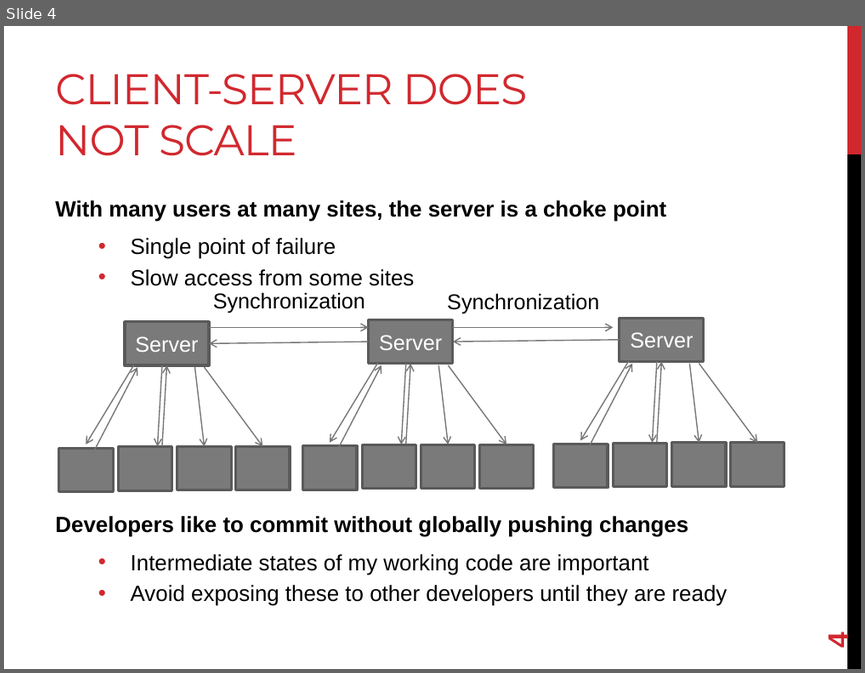
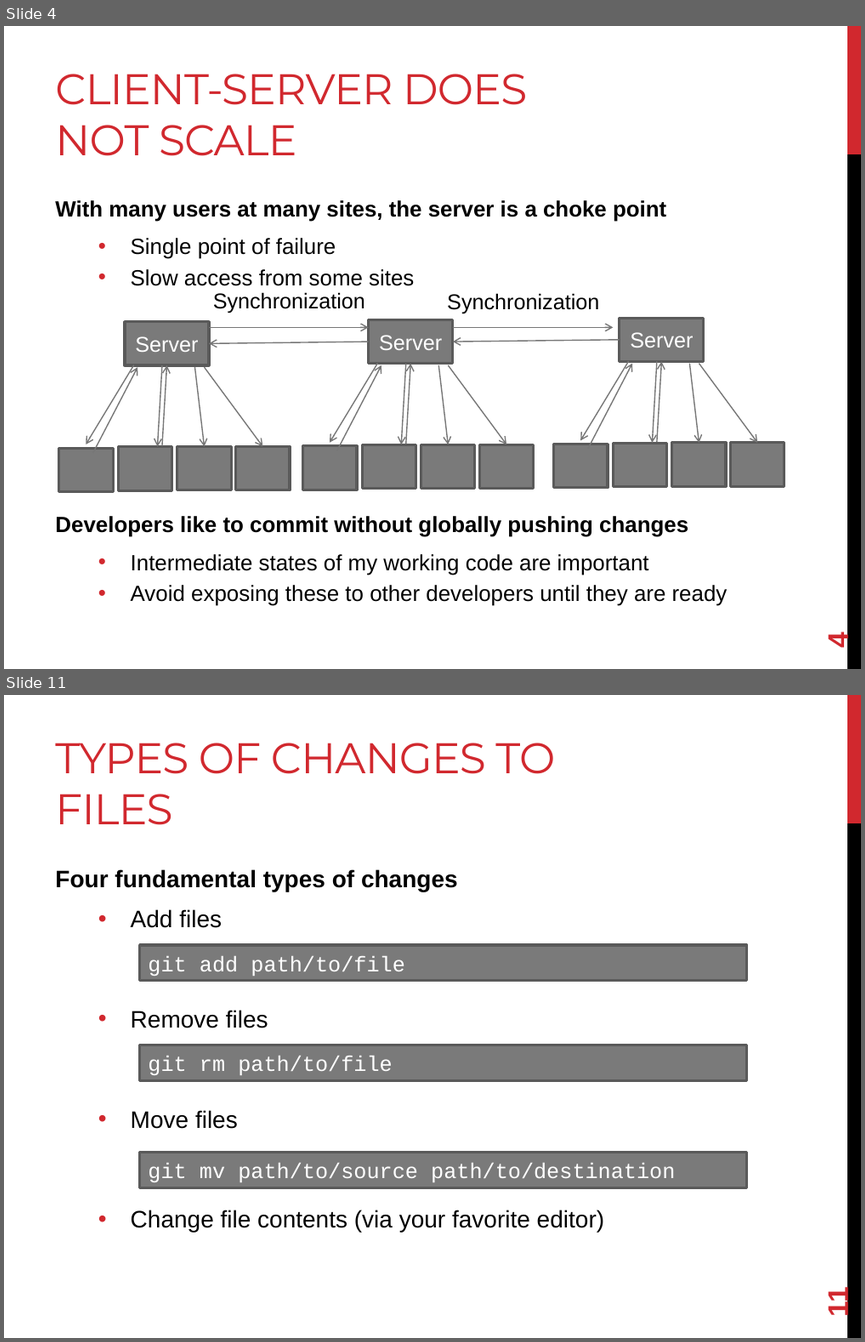
Before and after one commit to joshpeterson/DevelopingConcurrentSoftware, a slide deck: Lectures/Introduction to Distributed Version Control/Introduction to Distributed Version Control.pptx. Shown one above the other, each under a label of ours: slide 4 before the commit, slides 4 and 11 after it; the slides between them are not shown. The pictures are 865x673 and 865x1342 pixels, drawn with LibreOffice and Linux fonts; fonts in the diff are those of the drawing. Boxes give left, top, right and bottom in pixels: in the first picture for what was removed or moved away, otherwise in the second. Text is boxed around its words. In the diff, an @@ line names an element or a change of style, - is before the commit and + after.

Commit message:
Added more content to the DVCS lecture.

```diff
--- a/Lectures/Introduction to Distributed Version Control/Introduction to Distributed Version Control.pptx
+++ b/Lectures/Introduction to Distributed Version Control/Introduction to Distributed Version Control.pptx
@@ slide 11 added at (x1=4, y1=695, x2=861, y2=1338), background #FFFFFF; not listed: 2 template elements that a slide beside it also shows @@
@@ title added at (x1=55, y1=743, x2=555, y2=825), 36 pt, text #D1282E @@
+TYPES OF CHANGES TO FILES
@@ text added at (x1=55, y1=869, x2=604, y2=1231), 20 pt, text #000000 @@
+Four fundamental types of changes
+  • Add files
+  • Remove files
+  • Move files
+  • Change file contents (via your favorite editor)
@@ rectangle added at (x1=139, y1=945, x2=746, y2=981), fill #7A7A7A, outline #5A5A5A 2.25 pt, 18 pt, text #FFFFFF @@
+git add path/to/file
@@ rectangle added at (x1=139, y1=1044, x2=746, y2=1081), fill #7A7A7A, outline #5A5A5A 2.25 pt, 18 pt, text #FFFFFF @@
+git rm path/to/file
@@ rectangle added at (x1=139, y1=1151, x2=746, y2=1188), fill #7A7A7A, outline #5A5A5A 2.25 pt, 18 pt, text #FFFFFF @@
+git mv path/to/source path/to/destination
@@ page number added at (x1=822, y1=1289, x2=854, y2=1316), 24 pt, text #D1282E, bold @@
+11
```
Also in this commit, not shown: 6 other slides added.
